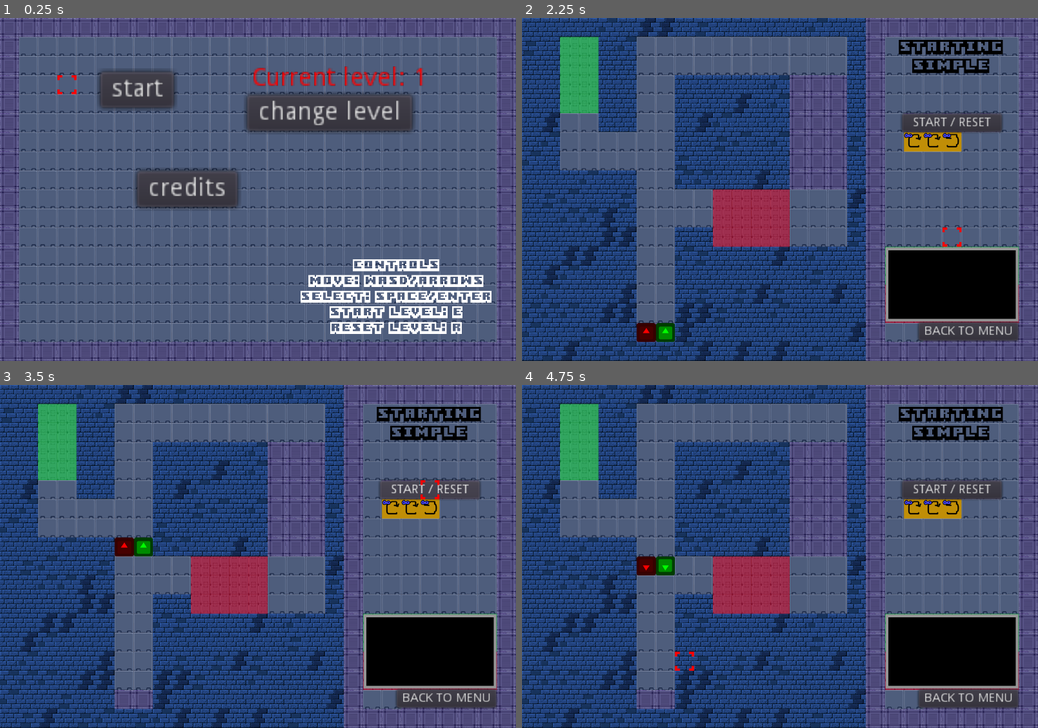
Above: before the commit, frames 1-4 (two rows, left to right).
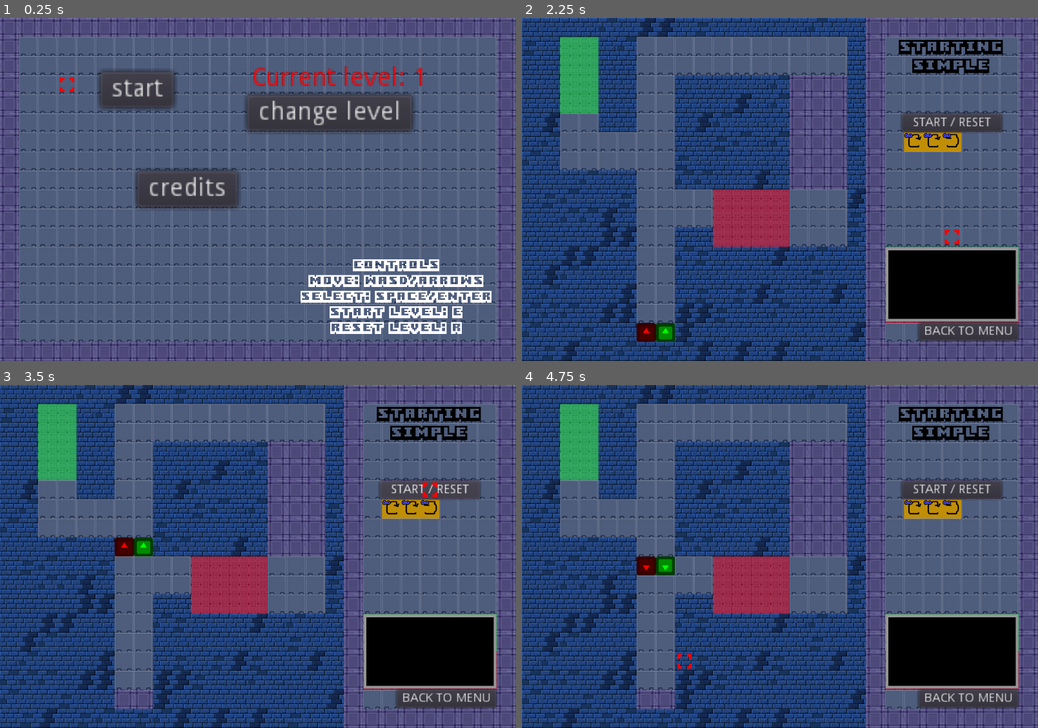
Above: after the commit, the same moments.

Repository: WIT-SCDS-F22-GAME-COOP/Zombie-Game
Game: Godot game, scene res://TSCN/Menu.tscn
The game is run twice, just before and just after one commit, with the same random seed, the same clock (stepped at 60 frames per second) and the same inputs. The engine's default icon, where the game draws it, is replaced by a stand-in: a white triangle on a blue panel in a dark square.
Inputs (mouse positions are in pixels of both pictures, inside the frame that each line leads up to):
- Up to frame 1 (0.25 s): no input
- Up to frame 2 (2.25 s): click "start" at 0.5 s; click "BACK TO MENU" at 1.25 s; click "start" at 2 s
- Up to frame 3 (3.5 s): click "START / RESET" at 2.75 s
- Up to frame 4 (4.75 s): move the mouse to (893, 539) at 3.52 s; hold D (move_right) 3.53-4.28 s; click (893, 539) at 3.6 s; move the mouse to (676, 573) at 4.27 s; hold S (move_down) from 4.28 s (still down); right-click (676, 573) at 4.35 s

The runs differ from the first frame. In frame 1, less than 0.1% of the frame differs, in the area x 11-15%, y 16-23%; in frame 2, less than 0.1%, in the area x 81-86%, y 60-67%; in frame 3, less than 0.1%; in frame 4, less than 0.1%.

Commit message:
Race game mode with test level

Diff:
--- a/Scripts/Global.gd
+++ b/Scripts/Global.gd
@@ -6,6 +6,8 @@
 var level
 
 var points = 0
+
+var race = false
 
 # Called when the node enters the scene tree for the first time.
 func _ready():
@@ -30,5 +32,6 @@
 # Then actually returns to menu
 func return_menu():
 	menu = true
+	race = false
 	points = 0
 	get_tree().change_scene("res://TSCN/Menu.tscn")
--- a/Scripts/Menu.gd
+++ b/Scripts/Menu.gd
@@ -14,7 +14,7 @@
 
 
 # Change as levels are added
-var last_level = 12
+var last_level = 13
 
 var current_button = 0
 
--- a/Scripts/World.gd
+++ b/Scripts/World.gd
@@ -43,11 +43,22 @@
 	pass_tile()
 
 	# The only time you have two points is when both characters have won.
+	# For the race gamemode, instead checks for win or loss depending on
+	# which character has won
 	# Continuously checked in case reset is pressed after winning.
-	if (Global.points >= 2):
+	if (Global.points >= 2 && Global.race == false):
 		$WinGraphic.visible = true
+	elif (Global.points == 1 && Global.race == true && $Red.position.x < 0 && $Green.position.x > 0):
+		$WinGraphic.visible = true
+		$Red.frames = -1
+		$Green.frames = -1
+	elif (Global.race == true && $Green.position.x < 0):
+		$RaceLossGraphic.visible = true
+		$Red.frames = -1
+		$Green.frames = -1
 	else:
 		$WinGraphic.visible = false
+		$RaceLossGraphic.visible = false
 
 	# The purpose of this method should be obvious enough.
 	# Check if a character went into the wall, thus failing.
@@ -184,6 +195,11 @@
 			$Red.position = Vector2(8*64+32,16*64+32)
 			$Red.initial_direction = 1
 			level_name = "Take Control"
+		13:
+			$Red.position = Vector2(6*64+32,16*64+32)
+			$Green.position = Vector2(7*64+32,16*64+32)
+			level_name = "race test"
+			Global.race = true
 
 
 # Just gives the two characters different ID values to reference
--- a/TSCN/Cursor.tscn
+++ b/TSCN/Cursor.tscn
@@ -26,6 +26,7 @@
 
 [node name="AnimatedSprite" type="AnimatedSprite" parent="."]
 frames = SubResource( 3 )
+frame = 1
 playing = true
 
 [node name="Area2D" type="Area2D" parent="."]
--- a/TSCN/World.tscn
+++ b/TSCN/World.tscn
@@ -16,6 +16,7 @@
 [ext_resource path="res://Graphics/tile070.png" type="Texture" id=14]
 [ext_resource path="res://Graphics/tile069.png" type="Texture" id=15]
 [ext_resource path="res://Graphics/font/Boxy-Bold.ttf" type="DynamicFontData" id=16]
+[ext_resource path="res://Graphics/loss_temp.jpg" type="Texture" id=17]
 
 [sub_resource type="TileSet" id=10]
 0/name = "placeholder_tiles.png 0"
@@ -1016,6 +1017,11 @@
 wait_time = 0.05
 one_shot = true
 
+[node name="RaceLossGraphic" type="Sprite" parent="."]
+visible = false
+position = Vector2( 597, 557 )
+texture = ExtResource( 17 )
+
 [connection signal="dur_lower" from="Red" to="." method="_on_dur_lower_signal"]
 [connection signal="dur_lower" from="Green" to="." method="_on_dur_lower_signal"]
 [connection signal="pressed" from="Button" to="." method="_on_Button_pressed"]
Binary file added: Graphics/loss_temp.jpg
Not shown, added: Graphics/loss_temp.jpg.import
Binary file added: Levels/13.png
Not shown, added: Levels/13.png.import
Not shown: 1 places in TSCN/World.tscn that only renumber resources
